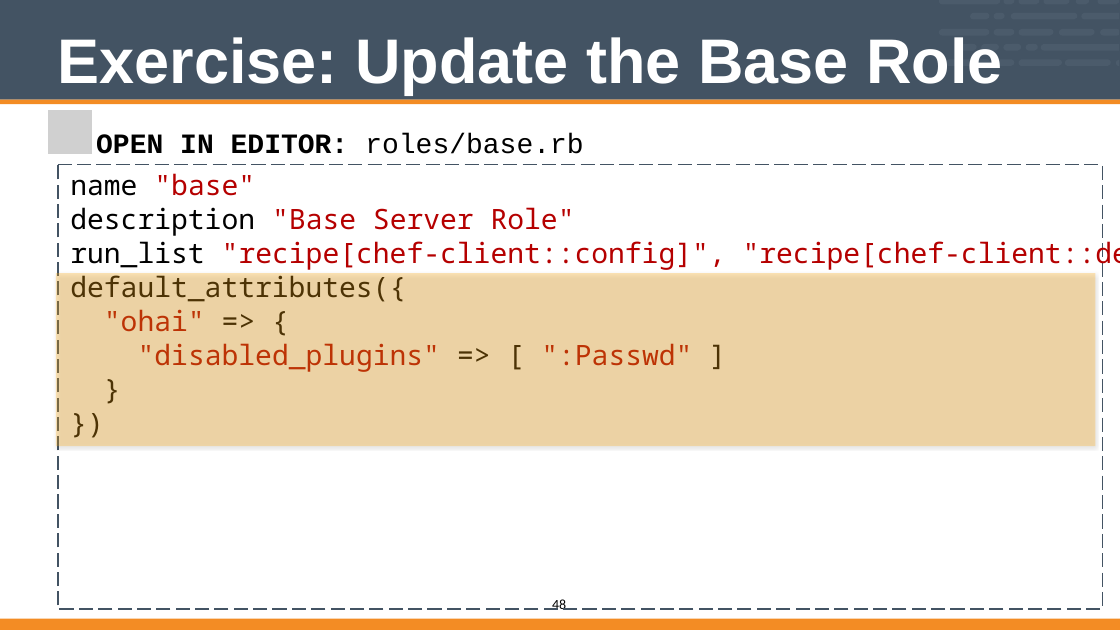
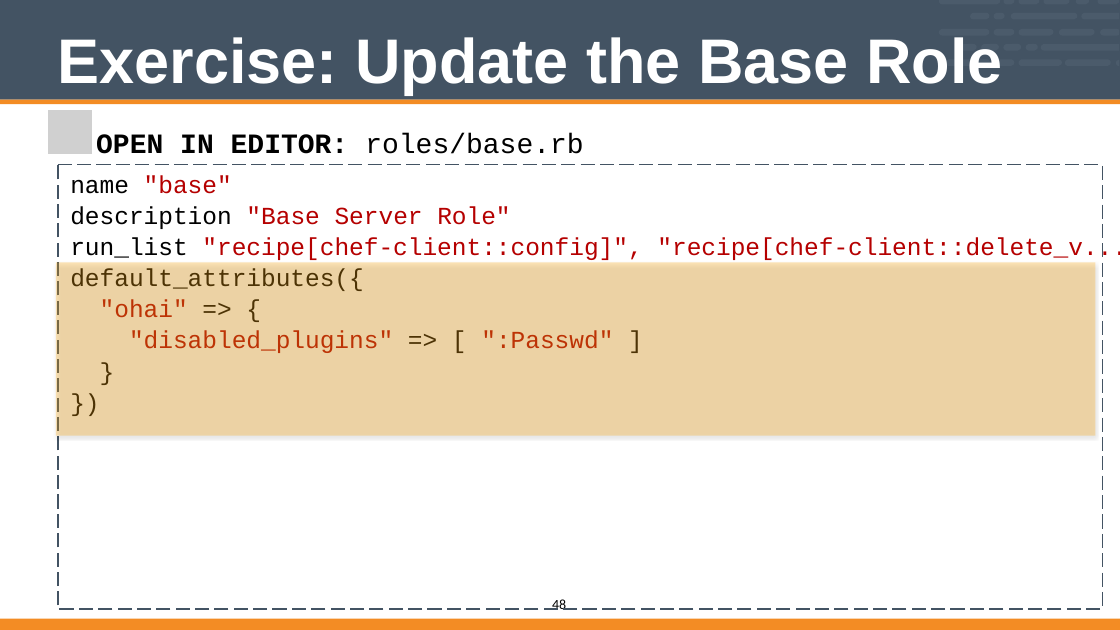
Before and after one commit to vinyar/chef-intermediate, a slide deck: slide 48 of 04-writing_ohai_plugins.pptx. Drawn at 1120x630 pixels with LibreOffice and Linux fonts; fonts in the diff are those of the drawing; grey boxes stand for pictures. Boxes give left, top, right and bottom in pixels: in the first picture for what was removed or moved away, otherwise in the second. Text is boxed around its words. In the diff, an @@ line names an element or a change of style, - is before the commit and + after.

```diff
--- a/04-writing_ohai_plugins.pptx
+++ b/04-writing_ohai_plugins.pptx
@@ freeform shape "name "base"" at [58,164,1102,609]: size 32 to 28 pt, font Noto Sans Mono to Courier New @@
@@ rectangle: place and size @@
-rectangle at [56,273,1095,446]
+rectangle at [56,263,1095,436]
```
Also in this commit, not shown: 35 other slides changed.
